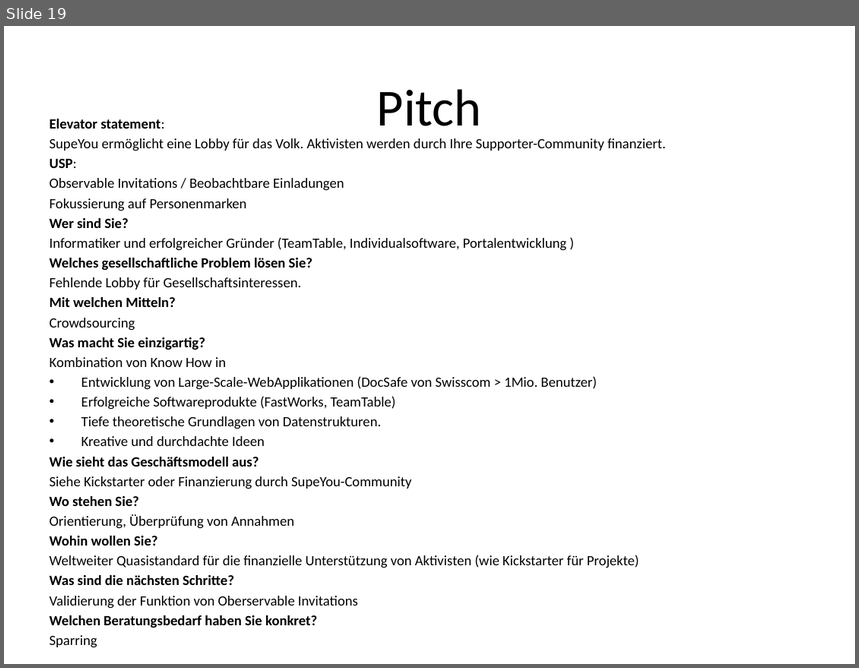
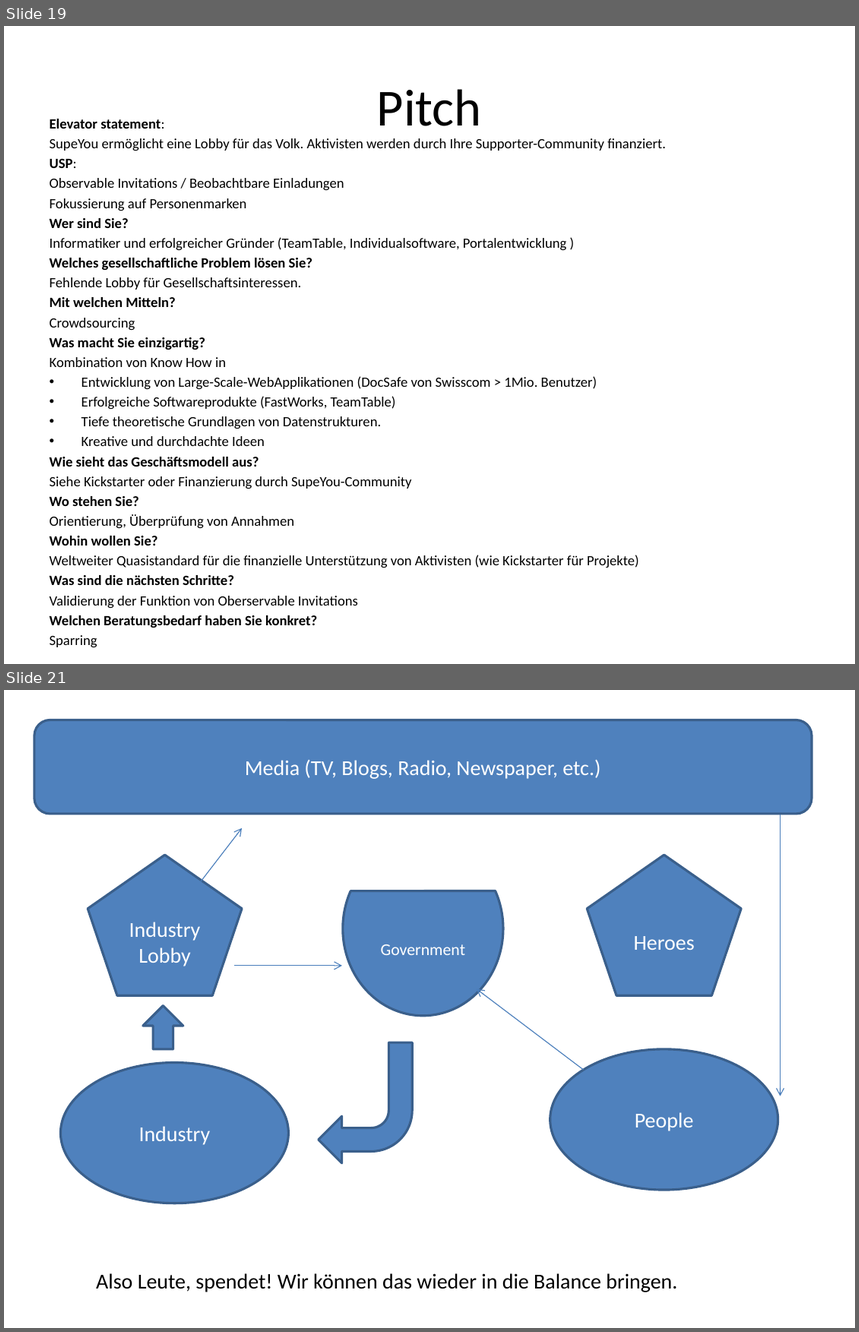
Before and after one commit to MoritzTheile/com.supeyou, a slide deck: com.supeyou.project/doc/SupeYou.pptx. Shown one above the other, each under a label of ours: slide 19 before the commit, slides 19 and 21 after it; the slides between them are not shown. The pictures are 859x668 and 859x1332 pixels, drawn with LibreOffice and Linux fonts; fonts in the diff are those of the drawing. Boxes give left, top, right and bottom in pixels: in the first picture for what was removed or moved away, otherwise in the second. Text is boxed around its words. In the diff, an @@ line names an element or a change of style, - is before the commit and + after.

```diff
--- a/com.supeyou.project/doc/SupeYou.pptx
+++ b/com.supeyou.project/doc/SupeYou.pptx
@@ slide 21 added at (x1=4, y1=690, x2=855, y2=1328), background #FFFFFF @@
@@ rounded rectangle added at (x1=34, y1=720, x2=812, y2=813), fill #4F81BD, outline #3A5F8C 2 pt, 18 pt, text #FFFFFF @@
+Media (TV, Blogs, Radio, Newspaper, etc.)
@@ arrow added from (780, 815) to (780, 1096), #4B7EBC 0.75 pt @@
@@ arrow added from (201, 882) to (243, 828), #4B7EBC 0.75 pt @@
@@ chord (boxed as its full ellipse) added at (x1=343, y1=841, x2=503, y2=1016), fill #4F81BD, outline #3A5F8C 2 pt, 14 pt, text #FFFFFF @@
+Government
@@ pentagon added at (x1=88, y1=855, x2=241, y2=996), fill #4F81BD, outline #3A5F8C 2 pt, 18 pt, text #FFFFFF @@
+Industry
+Lobby
@@ pentagon added at (x1=587, y1=855, x2=741, y2=996), fill #4F81BD, outline #3A5F8C 2 pt, 18 pt, text #FFFFFF @@
+Heroes
@@ arrow added from (235, 966) to (342, 966), #4B7EBC 0.75 pt @@
@@ right arrow added at (x1=143, y1=1006, x2=183, y2=1049), fill #4F81BD, outline #3A5F8C 2 pt @@
@@ arrow added from (584, 1070) to (477, 989), #4B7EBC 0.75 pt @@
@@ bent arrow added at (x1=318, y1=1043, x2=411, y2=1163), fill #4F81BD, outline #3A5F8C 2 pt @@
@@ ellipse added at (x1=550, y1=1049, x2=778, y2=1189), fill #4F81BD, outline #3A5F8C 2 pt, 18 pt, text #FFFFFF @@
+People
@@ ellipse added at (x1=61, y1=1063, x2=289, y2=1203), fill #4F81BD, outline #3A5F8C 2 pt, 18 pt, text #FFFFFF @@
+Industry
@@ text added at (x1=96, y1=1274, x2=677, y2=1293), 18 pt, text #000000 @@
+Also Leute, spendet! Wir können das wieder in die Balance bringen.
```
Also in this commit, not shown: 3 slides changed, 4 other slides added, 9 other files.
